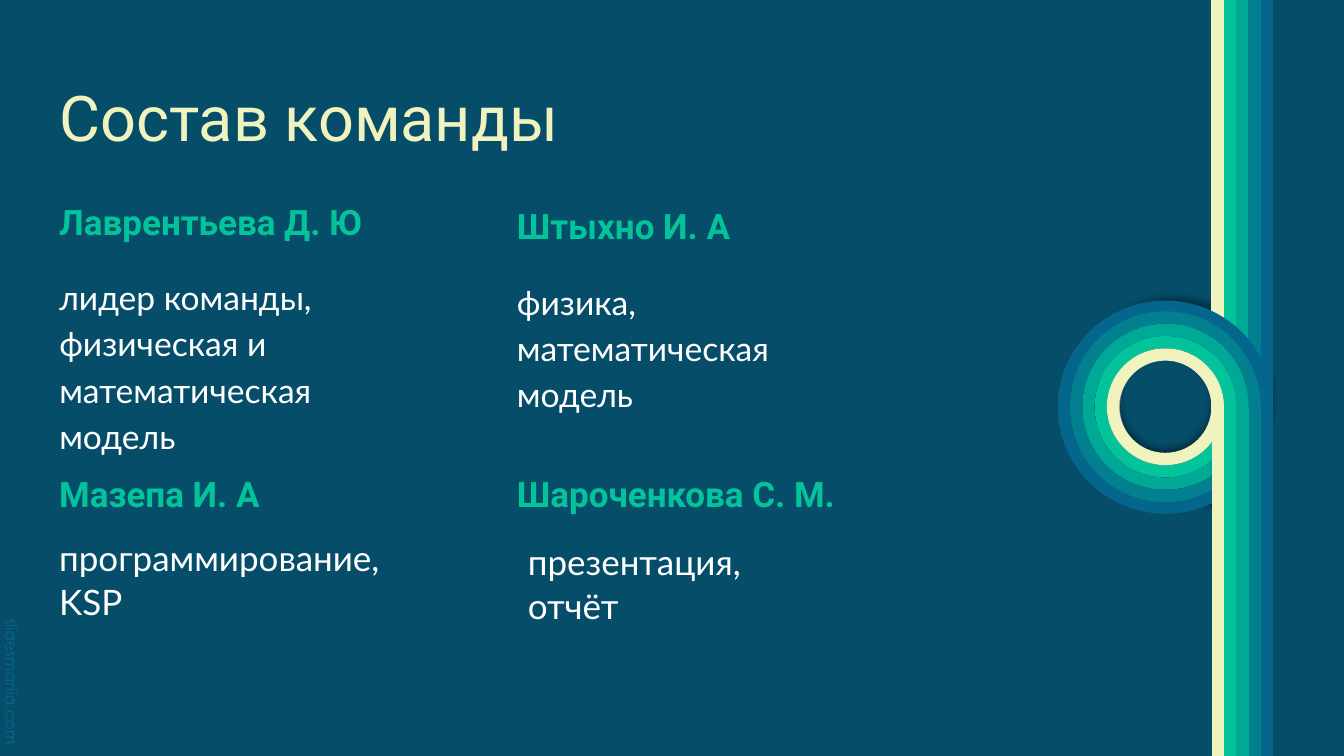
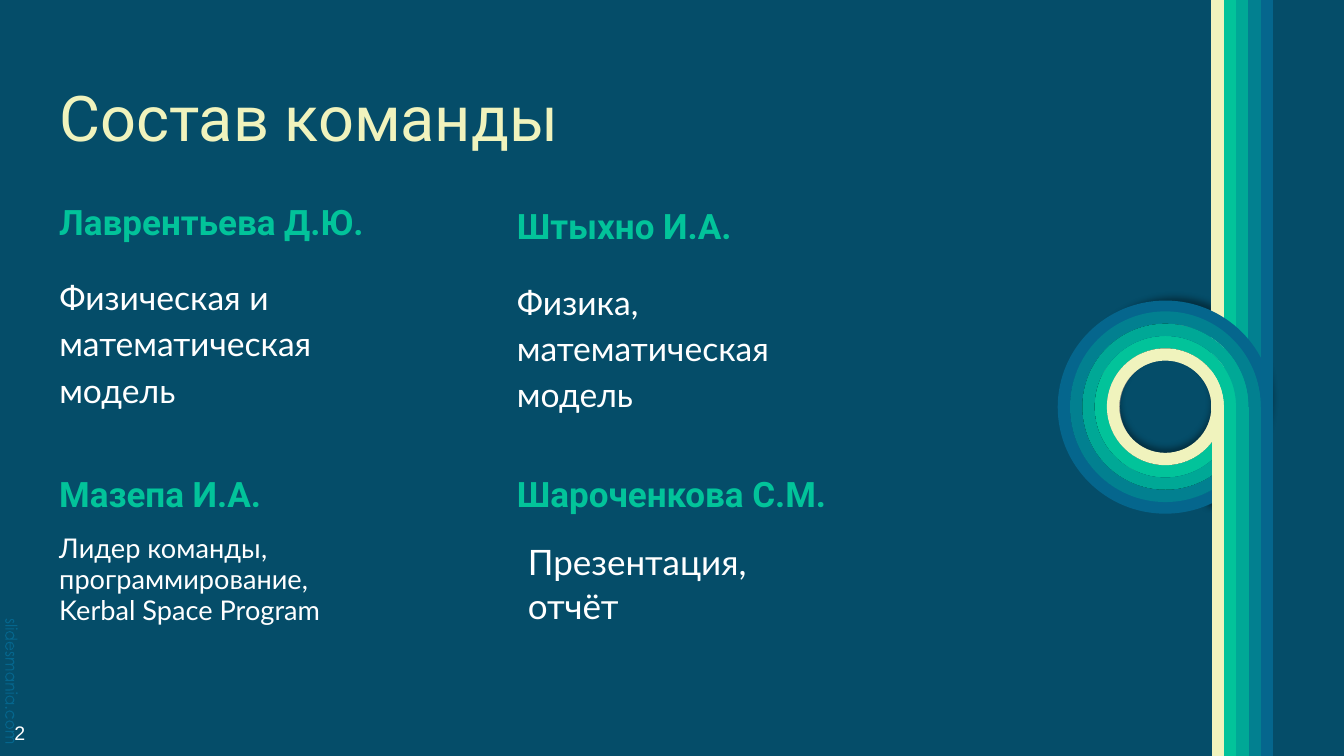
Before and after one commit to Tyhyqo/Cosmocat, a slide deck: slide 2 of Кошка.pptx. Drawn at 1344x756 pixels with LibreOffice and Linux fonts; fonts in the diff are those of the drawing; background and template pictures are left out. Boxes give left, top, right and bottom in pixels: in the first picture for what was removed or moved away, otherwise in the second. Text is boxed around its words. In the diff, an @@ line names an element or a change of style, - is before the commit and + after.

```diff
--- a/Кошка.pptx
+++ b/Кошка.pptx
@@ subtitle at [59, 210, 363, 242]: text changed @@
-Лаврентьева Д. Ю
+Лаврентьева Д.Ю.
@@ subtitle at [517, 214, 731, 239]: text changed @@
-Штыхно И. А
+Штыхно И.А.
@@ text at [59, 284, 311, 409]: text changed @@
-лидер команды, физическая и математическая модель
+Физическая и математическая модель
@@ text at [517, 289, 769, 413]: text changed @@
-физика, математическая модель
+Физика, математическая модель
@@ subtitle at [59, 482, 261, 507]: text changed @@
-Мазепа И. А
+Мазепа И.А.
@@ subtitle at [517, 482, 826, 514]: spaces changed @@
-Шароченкова С. М.
+Шароченкова С.М.
@@ text at [59, 538, 320, 625]: text changed; size 25 to 19.4 pt @@
-программирование, KSP
+Лидер команды, программирование, Kerbal Space Program
@@ text at [528, 550, 747, 620]: text changed @@
-презентация, отчёт
+Презентация, отчёт
@@ page number added at [14, 726, 25, 740], 14 pt, text #FFFFFF @@
+2
```
Also in this commit, not shown: 6 other slides changed, 1 slide added, 2 slides removed.
